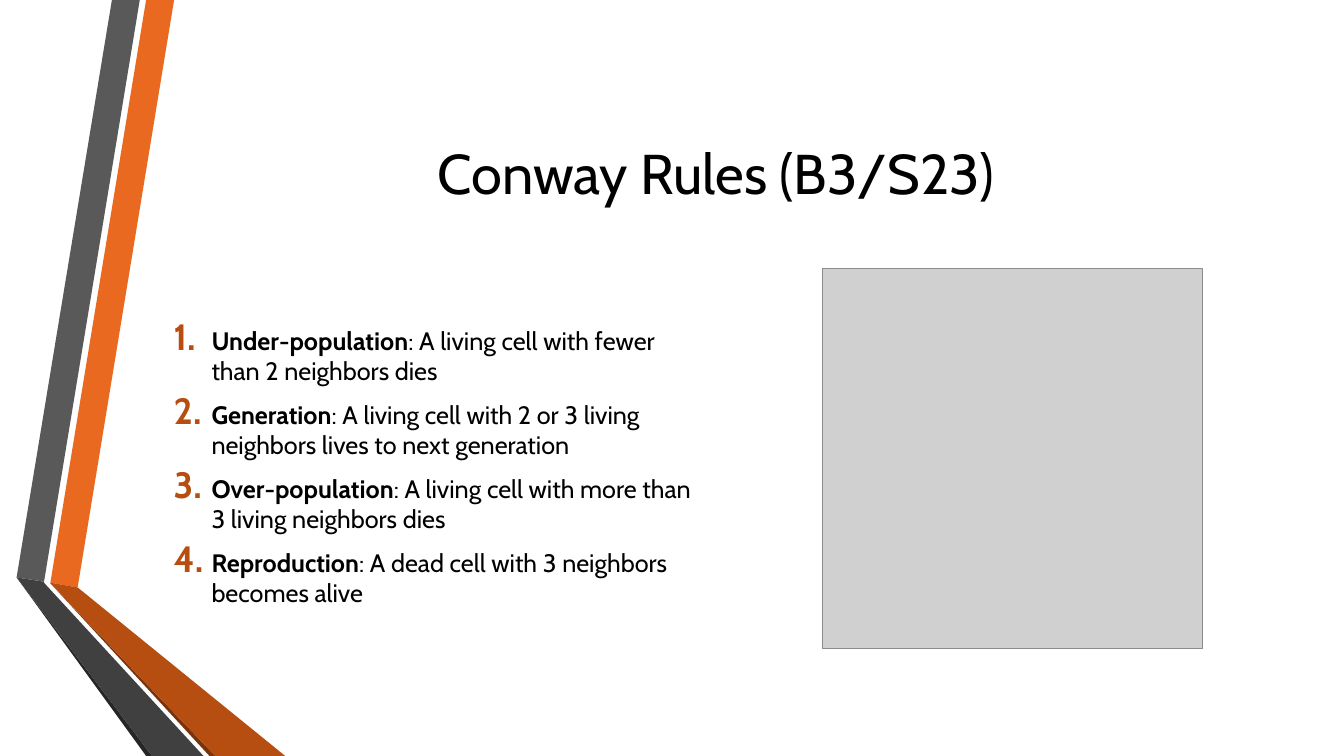
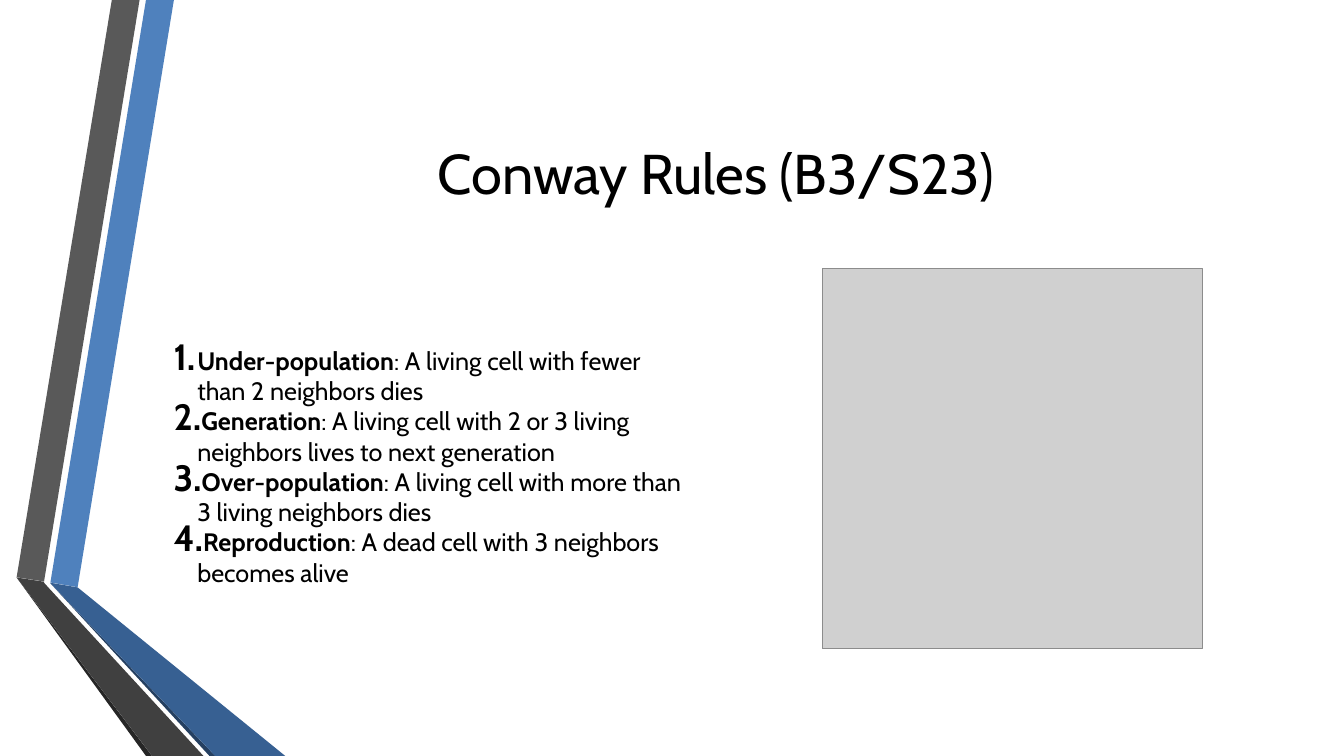
Before and after one commit to eweill/ConwayGameOfLife, a slide deck: slide 4 of presentation/ConwayGameOfLife.pptx. Drawn at 1344x756 pixels with LibreOffice and Linux fonts; fonts in the diff are those of the drawing; grey boxes stand for pictures; background and template pictures are left out. Boxes give left, top, right and bottom in pixels: in the first picture for what was removed or moved away, otherwise in the second. Text is boxed around its words. In the diff, an @@ line names an element or a change of style, - is before the commit and + after.

```diff
--- a/presentation/ConwayGameOfLife.pptx
+++ b/presentation/ConwayGameOfLife.pptx
@@ freeform shape at box(50, 0, 174, 588): fill #EA6920 to #4F81BD; outline redrawn @@
@@ text "Under-population: A living cell with ..." at box(197, 351, 681, 583): indent changed; less space between paragraphs @@
@@ outline redrawn in 3 elements at box(16, 0, 139, 582), box(16, 578, 151, 756), box(16, 578, 203, 756) @@
@@ freeform shape at box(50, 584, 216, 756): fill #7A330B to #254061; outline redrawn @@
@@ freeform shape at box(50, 583, 285, 756): fill #B64D11 to #376092; outline redrawn @@
```
Also in this commit, not shown: 8 other slides changed, 1 slide added, 1 slide removed, 20 other files.
